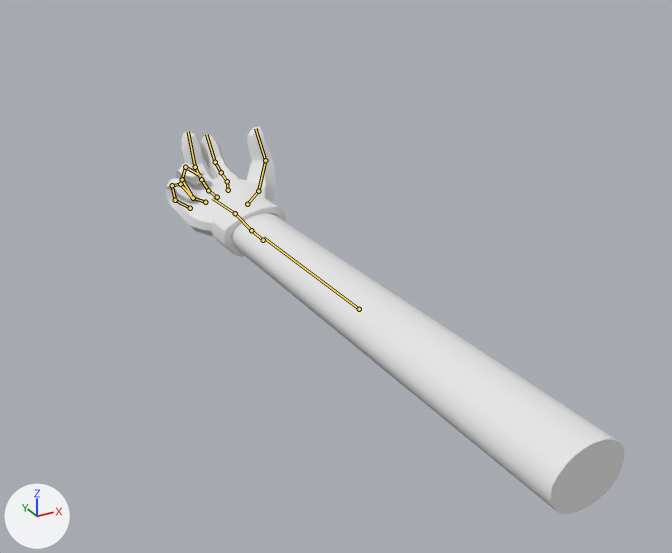
What one commit did to the FBX model TelekineticBrawler/Assets/Hand/Hand.fbx.
The view is the same before and after, from a 50 mm lens placed at (-2.68, -7.01, 2.69), pointed at (0.32, -1.55, -0.04). Every picture has the same lights, and +X, +Y and +Z are marked at lower left. The first picture is the older version. Both versions are drawn at frame 151 of the action 'Rig Hand|rigAction'; the numbers are the values there. The bones that change, and the others that lie on the model, are drawn over the model as lines.

In view in the first picture: 'Hand'.
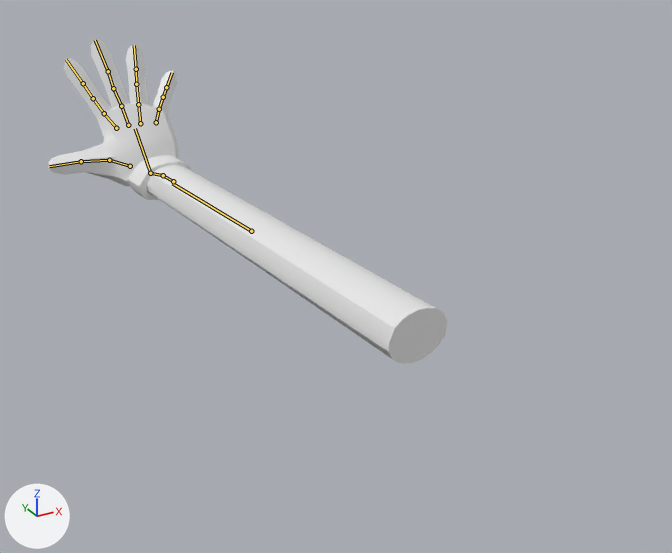
What differs and where, as boxes [x1, y1, x2, y2] in the pictures (672 x 553 px):
'Hand', posed (13% narrower, 16% shorter): before [165, 126, 624, 514]; after [48, 39, 447, 364]
bone 'Arm.004', root to tip: before (359, 309) to (263, 237); after (251, 231) to (172, 183)
bone 'Hand', root to tip: before (235, 213) to (212, 198); after (150, 173) to (135, 128)
bone 'Middle.002', root to tip: before (208, 190) to (201, 179); after (121, 106) to (113, 88)
bone 'Middle.003', root to tip: before (201, 179) to (195, 167); after (113, 88) to (108, 71)
bone 'Middle.004', root to tip: before (195, 167) to (188, 131); after (108, 71) to (95, 40)
bone 'Ring.002', root to tip: before (193, 198) to (182, 179); after (138, 104) to (136, 84)
bone 'Ring.003', root to tip: before (182, 179) to (185, 167); after (136, 84) to (136, 69)
bone 'Ring.004', root to tip: before (185, 167) to (201, 176); after (136, 69) to (134, 45)
bone 'Pinky.001', root to tip: before (190, 208) to (175, 200); after (156, 122) to (159, 109)
bone 'Pinky.002', root to tip: before (175, 200) to (172, 185); after (159, 109) to (163, 97)
bone 'Pinky.003', root to tip: before (172, 185) to (180, 184); after (163, 97) to (166, 87)
bone 'Pinky.004', root to tip: before (180, 184) to (193, 198); after (166, 87) to (172, 72)
bone 'Index.002', root to tip: before (227, 181) to (221, 172); after (104, 113) to (93, 98)
bone 'Index.003', root to tip: before (221, 172) to (215, 162); after (93, 98) to (83, 83)
bone 'Index.004', root to tip: before (215, 162) to (206, 134); after (83, 83) to (66, 59)
bone 'thumb.002', root to tip: before (258, 191) to (265, 160); after (109, 160) to (81, 161)
bone 'thumb.003', root to tip: before (265, 160) to (255, 128); after (81, 161) to (49, 166)

What the commit changed:
Bone 'Arm.004' (bone_arm_004) moves from (0.0, -0.07, 0.0) to (0.02, 2.42, -0.01).
Bone 'Arm.004' (bone_arm_004) turns from (0, 77, 0) to (59, -96, -59) degrees about its own x, y and z.
Bone 'Hand' (bone_hand) turns from (0, 0, -1) to (60, -3, -4) degrees about its own x, y and z.
Bone 'Middle.002' (bone_middle_002) turns from (-13, 10, 0) to (3, 0, 0) degrees about its own x, y and z.
Bone 'Middle.003' (bone_middle_003) turns from (-25, 0, 0) to (0, 0, 0) degrees about its own x, y and z.
Bone 'Middle.004' (bone_middle_004) turns from (-37, 0, 0) to (-4, 0, 0) degrees about its own x, y and z.
Bone 'Ring.002' (bone_ring_002) turns from (-44, 14, 2) to (3, 0, 0) degrees about its own x, y and z.
Bone 'Ring.003' (bone_ring_003) turns from (-83, 0, 0) to (-2, 0, 0) degrees about its own x, y and z.
Bone 'Ring.004' (bone_ring_004) turns from (-64, 0, 0) to (-5, 0, 0) degrees about its own x, y and z.
Bone 'Pinky.001' (bone_pinky_001) turns from (-23, 0, -13) to (-1, 0, 0) degrees about its own x, y and z.
Bone 'Pinky.002' (bone_pinky_002) turns from (-60, 4, 20) to (3, 0, 0) degrees about its own x, y and z.
Bone 'Pinky.003' (bone_pinky_003) turns from (-94, 0, 0) to (-2, 0, 0) degrees about its own x, y and z.
Bone 'Pinky.004' (bone_pinky_004) turns from (-47, 0, 0) to (-4, 0, 0) degrees about its own x, y and z.
Bone 'Index.002' (bone_index_002) turns from (-6, 5, -9) to (3, 0, 0) degrees about its own x, y and z.
Bone 'Index.003' (bone_index_003) turns from (-20, 0, 0) to (0, 0, 0) degrees about its own x, y and z.
Bone 'Index.004' (bone_index_004) turns from (-31, 0, 0) to (-4, 0, 0) degrees about its own x, y and z.
Bone 'thumb.002' (bone_thumb_002) turns from (-51, -13, -10) to (4, 0, 0) degrees about its own x, y and z.
Bone 'thumb.003' (bone_thumb_003) turns from (-34, 0, 0) to (-3, 0, 0) degrees about its own x, y and z.
